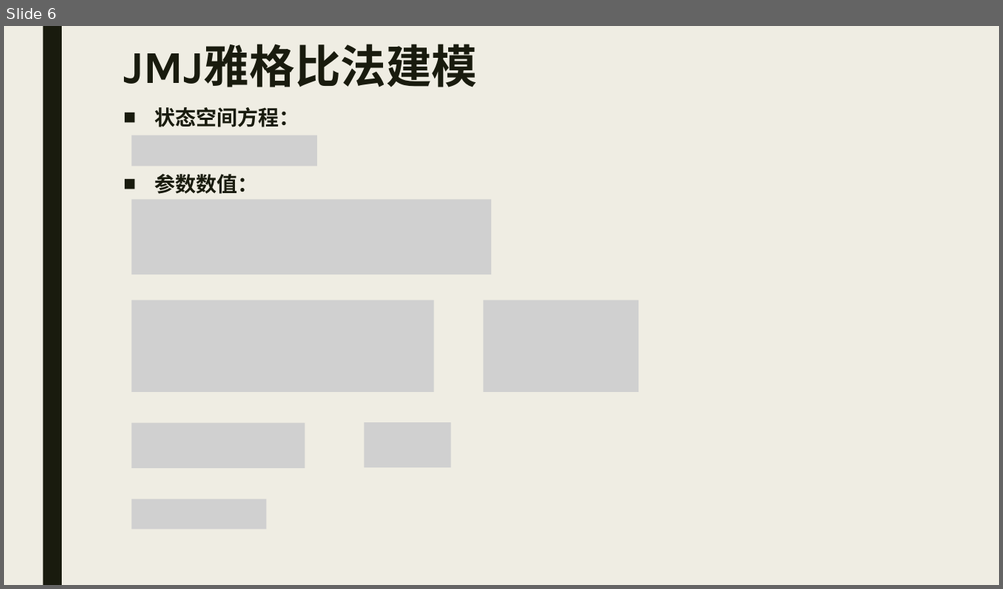
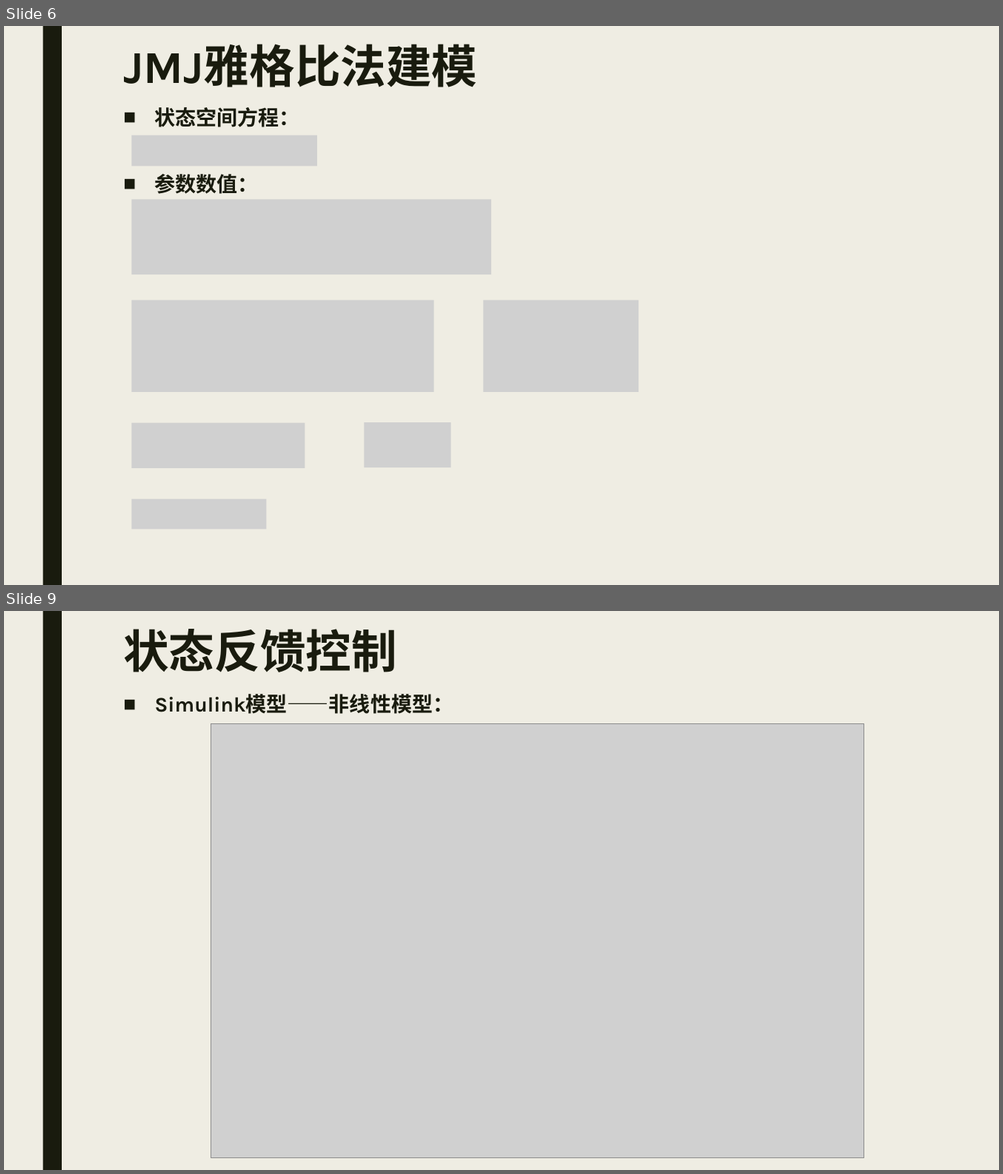
Before and after one commit to ZeroWeight/LC, a slide deck: Project/Pro1/Control_1.pptx. Shown one above the other, each under a label of ours: slide 6 before the commit, slides 6 and 9 after it; the slides between them are not shown. The pictures are 1003x589 and 1003x1174 pixels, drawn with LibreOffice and Linux fonts; fonts in the diff are those of the drawing; grey boxes stand for pictures. Boxes give left, top, right and bottom in pixels: in the first picture for what was removed or moved away, otherwise in the second. Text is boxed around its words. In the diff, an @@ line names an element or a change of style, - is before the commit and + after.

```diff
--- a/Project/Pro1/Control_1.pptx
+++ b/Project/Pro1/Control_1.pptx
@@ slide 9 added at [4,611,999,1170], background #EFEDE3; not listed: 1 template element that a slide beside it also shows @@
@@ title added at [123,629,397,672], 44 pt, text #191B0E, bold @@
+状态反馈控制
@@ text added at [155,694,454,714], 20 pt, text #191B0E, bold @@
+■ Simulink模型——非线性模型：
@@ picture added at [210,723,864,1158] @@
```
Also in this commit, not shown: 5 other slides added, 9 other files.
